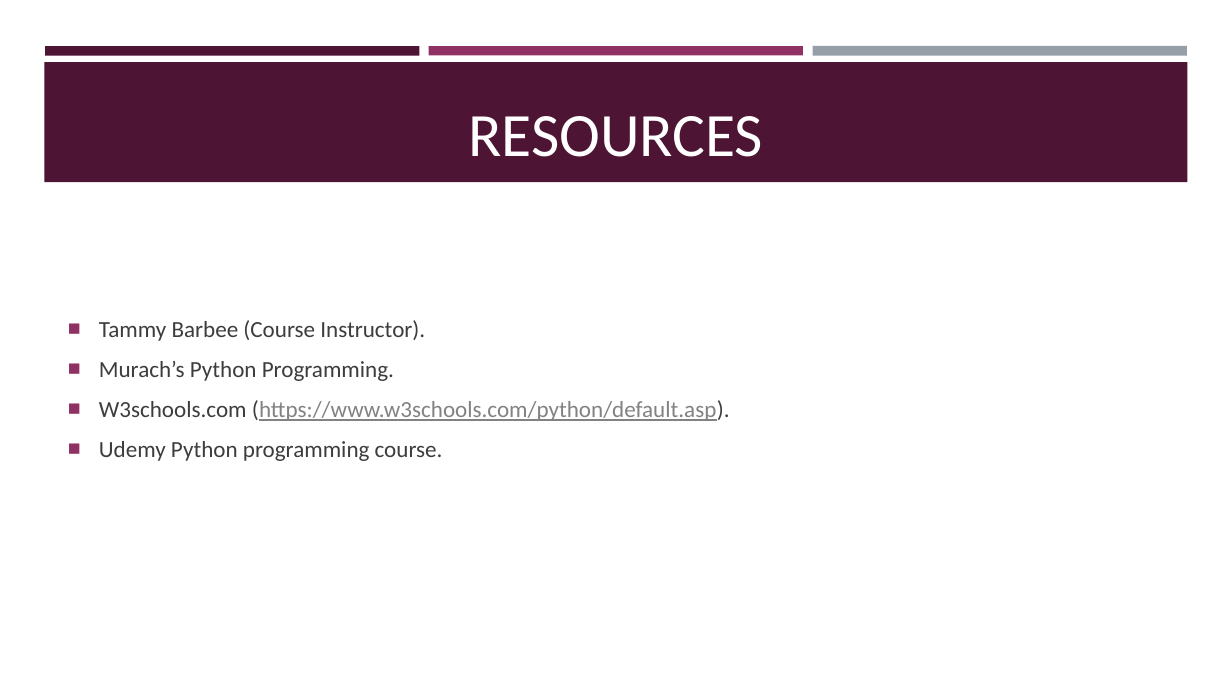
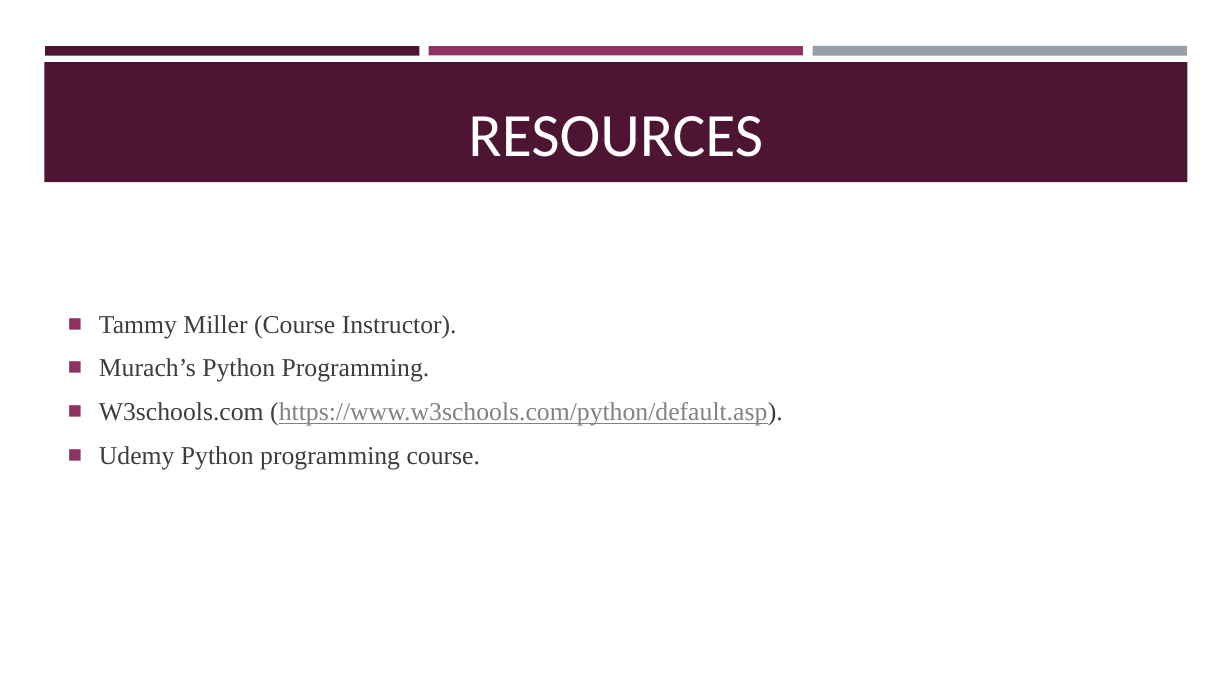
Before and after one commit to Harsh0294/carrentsystem, a slide deck: slide 5 of Python presentation.pptx. Drawn at 1232x693 pixels with LibreOffice and Linux fonts; fonts in the diff are those of the drawing. Boxes give left, top, right and bottom in pixels: in the first picture for what was removed or moved away, otherwise in the second. Text is boxed around its words. In the diff, an @@ line names an element or a change of style, - is before the commit and + after.

Commit message:
Add files via upload
New presentation

```diff
--- a/Python presentation.pptx
+++ b/Python presentation.pptx
@@ text at (99,315,457,338): text changed; size 18 to 20 pt; font Calibri to Times New Roman @@
-■ Tammy Barbee (Course Instructor).
+■ Tammy Miller (Course Instructor).
@@ text at (99,358,783,469): size 18 to 20 pt, font Calibri to Times New Roman in "Murach’s Python Programming.", "W3schools.com (https://www.w3schools.com/python/default.asp) ...", "Udemy Python programming course." @@
```
